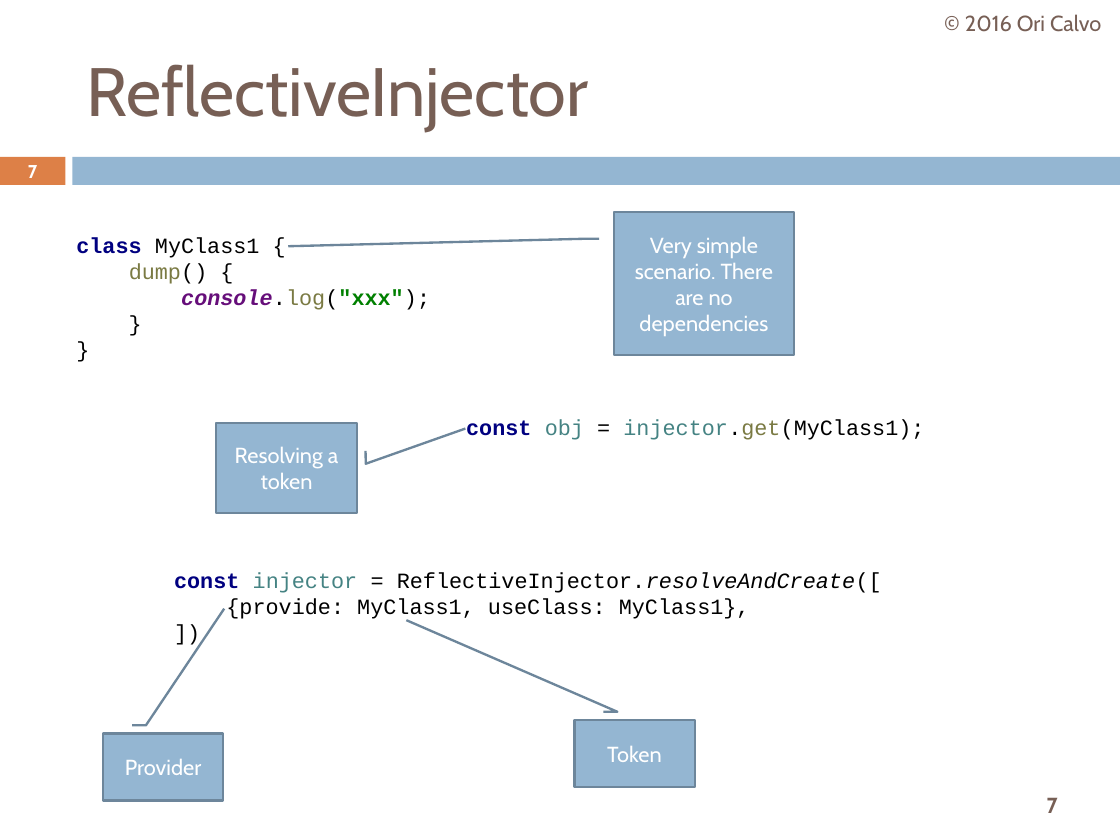
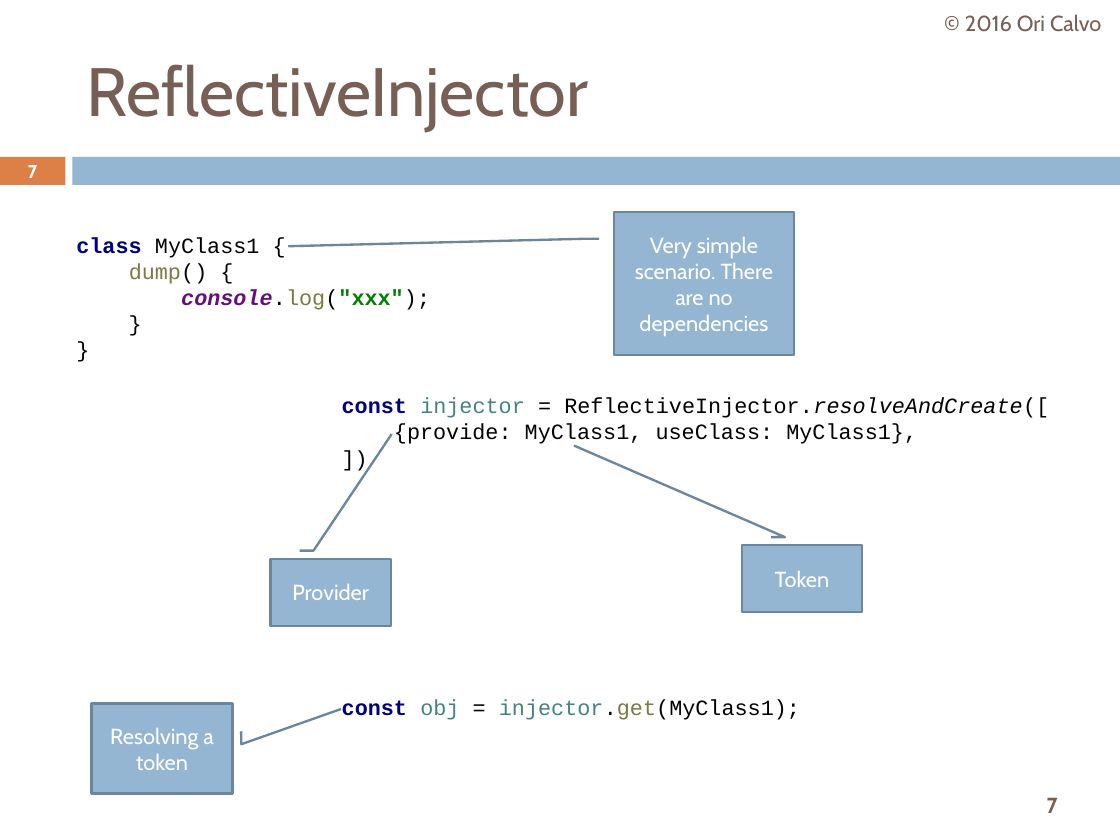
Before and after one commit to oricalvo/course-angular, a slide deck: slide 7 of PPTs/02 Dependency Injection.pptx. Drawn at 1120x840 pixels with LibreOffice and Linux fonts; fonts in the diff are those of the drawing. Boxes give left, top, right and bottom in pixels: in the first picture for what was removed or moved away, otherwise in the second. Text is boxed around its words. In the diff, an @@ line names an element or a change of style, - is before the commit and + after.

```diff
--- a/PPTs/02 Dependency Injection.pptx
+++ b/PPTs/02 Dependency Injection.pptx
@@ text "const injector = ReflectiveInjector.resolveAndCreate([ {prov ...": place and size @@
-text "const injector = ReflectiveInjector.resolveAndCreate([ {prov ..." at (174, 572, 882, 621)
+text "const injector = ReflectiveInjector.resolveAndCreate([ {prov ..." at (342, 398, 1049, 447)
@@ border callout "Provider": place and size @@
-border callout "Provider" at (103, 734, 223, 801)
+border callout "Provider" at (271, 559, 391, 626)
@@ border callout "Token": place and size @@
-border callout "Token" at (575, 720, 694, 787)
+border callout "Token" at (741, 545, 861, 613)
@@ text "const obj = injector.get(MyClass1);": place and size @@
-text "const obj = injector.get(MyClass1);" at (466, 419, 924, 440)
+text "const obj = injector.get(MyClass1);" at (342, 700, 800, 720)
@@ border callout "Resolving a token": place and size @@
-border callout "Resolving a token" at (216, 423, 357, 513)
+border callout "Resolving a token" at (92, 703, 233, 793)
```
Also in this commit, not shown: 5 other slides changed, 2 slides added, 1 other file.
